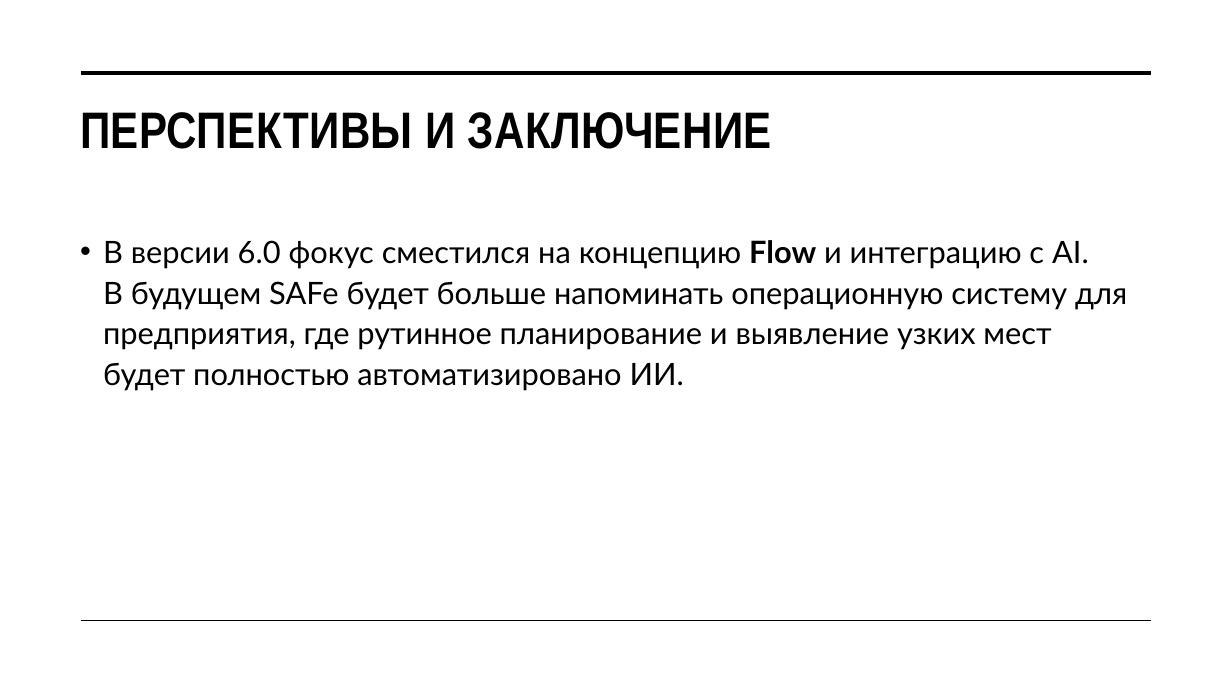
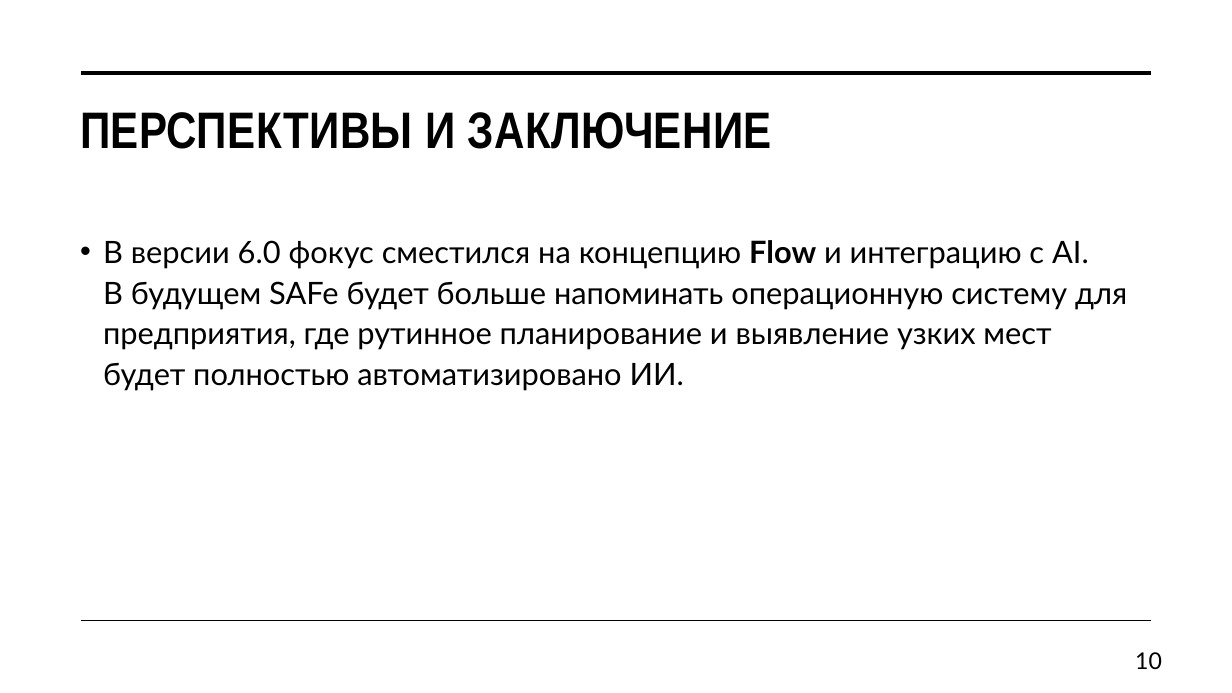
Before and after one commit to Jrol123/obsidian-dvfu_p2, a slide deck: slide 10 of ПРЕДМЕТЫ/Методологии и проектирование ИС/ДЗ/Презентация/SAFe.pptx. Drawn at 1232x693 pixels with LibreOffice and Linux fonts; fonts in the diff are those of the drawing. Boxes give left, top, right and bottom in pixels: in the first picture for what was removed or moved away, otherwise in the second. Text is boxed around its words. In the diff, an @@ line names an element or a change of style, - is before the commit and + after.

```diff
--- a/ПРЕДМЕТЫ/Методологии и проектирование ИС/ДЗ/Презентация/SAFe.pptx
+++ b/ПРЕДМЕТЫ/Методологии и проектирование ИС/ДЗ/Презентация/SAFe.pptx
@@ page number added at <box>1135,652,1162,669</box>, 18 pt, text #000000 @@
+10
```
Also in this commit, not shown: 8 other slides changed.
